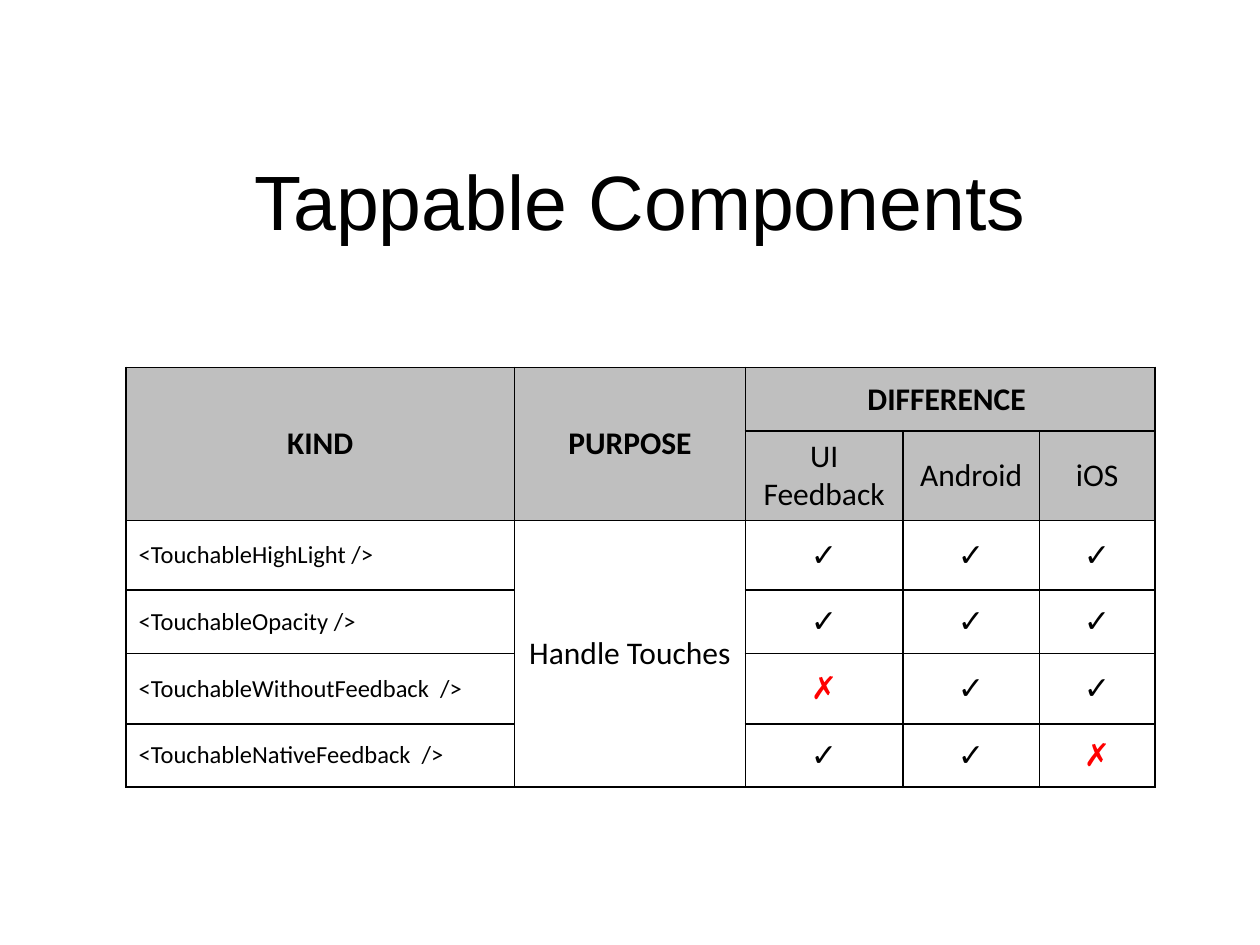
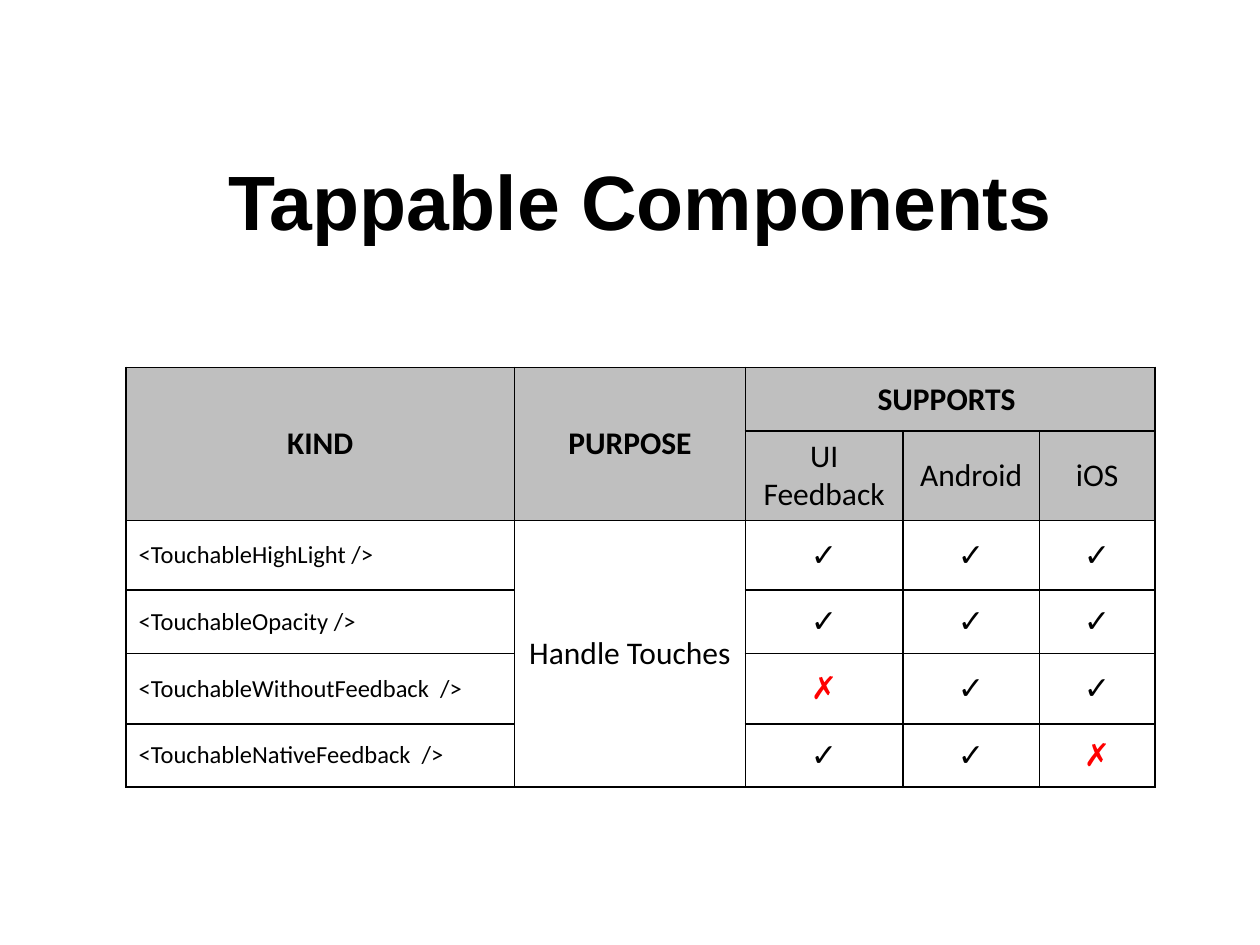
Before and after one commit to quydongnasts/Documents, a slide deck: slide 4 of PowerPoint/REACT-NATIVE.pptx. Drawn at 1260x945 pixels with LibreOffice and Linux fonts; fonts in the diff are those of the drawing. Boxes give left, top, right and bottom in pixels: in the first picture for what was removed or moved away, otherwise in the second. Text is boxed around its words. In the diff, an @@ line names an element or a change of style, - is before the commit and + after.

```diff
--- a/PowerPoint/REACT-NATIVE.pptx
+++ b/PowerPoint/REACT-NATIVE.pptx
@@ text "Tappable Components" at [228, 174, 1051, 244]: bold on @@
@@ table at [126, 368, 1154, 786] @@
-row 1, column 3: DIFFERENCE
+row 1, column 3: SUPPORTS
```
Also in this commit, not shown: 7 other slides changed, 2 slides added.
